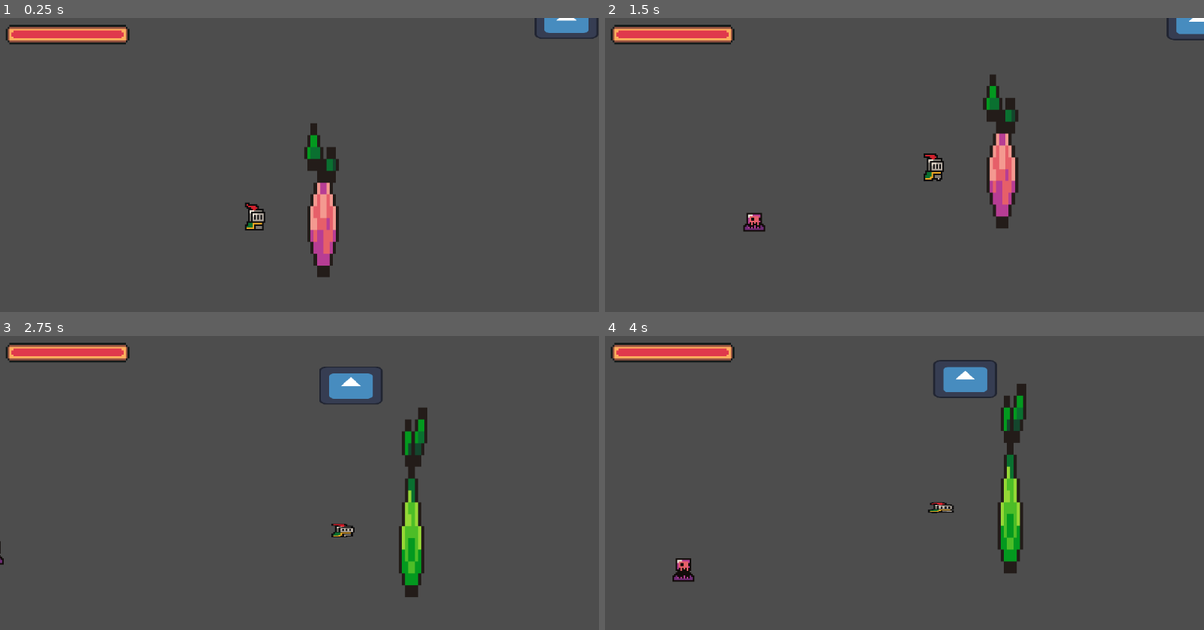
Above: before the commit, frames 1-4 (two rows, left to right).
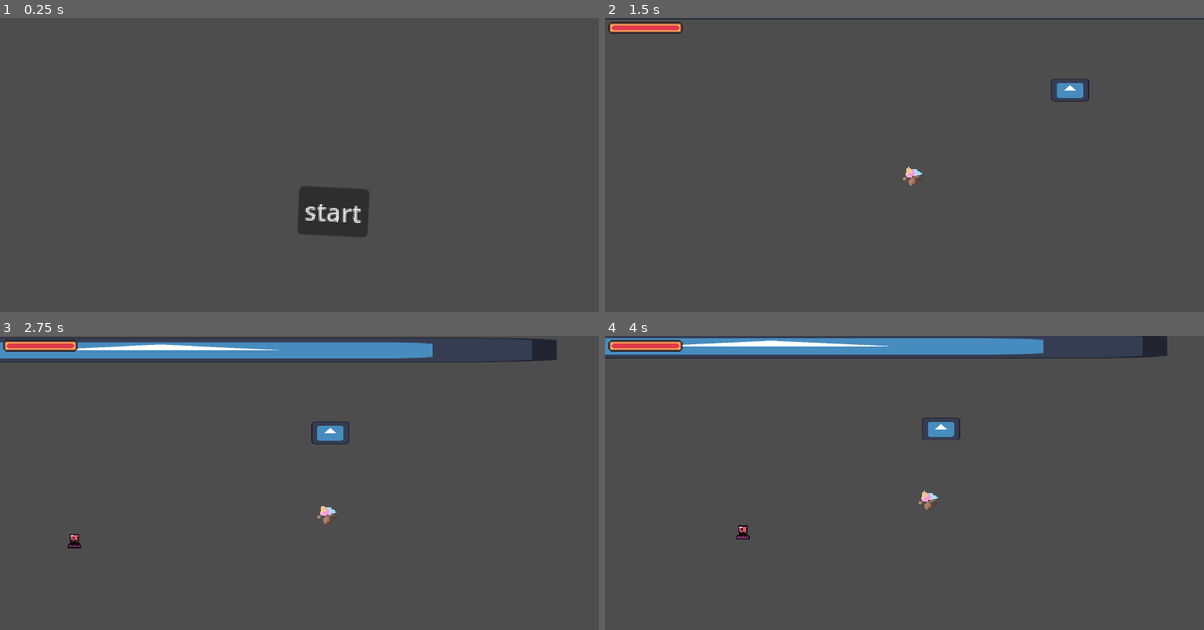
Above: after the commit, the same moments.

Repository: Luna264/candy-strike
Game: Godot game, scene res://levels/start_menu.tscn
Same seed, same stepped clock (60 frames per second), same inputs: the game is played once before the commit and once after it. Before the commit the project starts from res://levels/level_1.tscn. The engine's default icon, where the game draws it, is replaced by a stand-in: a white triangle on a blue panel in a dark square.
Inputs (mouse positions are in pixels of both pictures, inside the frame that each line leads up to):
- Up to frame 1 (0.25 s): no input
- Up to frame 2 (1.5 s): click (934, 214) at 0.5 s, where only the run after the commit has a clickable "start"; tap Enter at 1.25 s; move the mouse to (1036, 167) at 1.27 s; hold D (right) from 1.28 s (still down); tap Space (jump) at 1.35 s
- Up to frame 3 (2.75 s): keep holding D (right); tap Space (jump) at 1.52, 1.82, 2.27, 2.3, 2.57 s; move the mouse to (179, 521) at 2.02 s; click (179, 521) at 2.1 s
- Up to frame 4 (4 s): move the mouse to (964, 430) at 2.77 s; release D (right) at 2.78 s; hold A (left) 2.78-3.53 s; tap R (c_attack) at 2.85 s; tap Space (jump) at 3.05, 3.6, 3.77 s; move the mouse to (874, 571) at 3.52 s; hold D (right) from 3.53 s (still down)

The runs differ from the first frame. In frame 1, 5.0% of the frame differs, in the area x 1-100%, y 0-89%; in frame 2, 4.8%; in frame 3, 8.5%; in frame 4, 8.7%, in the area x 0-94%, y 0-84%.

Commit message:
player sprites/animations (no crit)
i forgot to draw the player critical attack animation umm oops but run, attack, idle, and left and right attack animations for the weapon scene are here

Diff:
--- /dev/null
+++ b/levels/start_menu.tscn
@@ -0,0 +1,128 @@
+[gd_scene load_steps=10 format=3 uid="uid://brx6k5gbfq24t"]
+
+[ext_resource type="Script" uid="uid://k5rh04yf00ty" path="res://scripts/start.gd" id="1_ouf4f"]
+[ext_resource type="Script" uid="uid://fljgn0b33mox" path="res://scripts/camera_2d_start.gd" id="2_nt4di"]
+
+[sub_resource type="Animation" id="Animation_thu50"]
+resource_name = "idle"
+loop_mode = 1
+
+[sub_resource type="Animation" id="Animation_m7x51"]
+resource_name = "play"
+length = 0.5
+tracks/0/type = "value"
+tracks/0/imported = false
+tracks/0/enabled = true
+tracks/0/path = NodePath("../../..:rotation")
+tracks/0/interp = 1
+tracks/0/loop_wrap = true
+tracks/0/keys = {
+"times": PackedFloat32Array(0, 0.2, 0.38, 0.48),
+"transitions": PackedFloat32Array(1, 1, 1, 1),
+"update": 0,
+"values": [0.0, 1.07863, -1.03251, 0.0314916]
+}
+
+[sub_resource type="Animation" id="Animation_h61rw"]
+length = 0.001
+tracks/0/type = "value"
+tracks/0/imported = false
+tracks/0/enabled = true
+tracks/0/path = NodePath("../../..:rotation")
+tracks/0/interp = 1
+tracks/0/loop_wrap = true
+tracks/0/keys = {
+"times": PackedFloat32Array(0),
+"transitions": PackedFloat32Array(1),
+"update": 0,
+"values": [0.0]
+}
+
+[sub_resource type="AnimationLibrary" id="AnimationLibrary_fcv5n"]
+_data = {
+&"RESET": SubResource("Animation_h61rw"),
+&"idle": SubResource("Animation_thu50"),
+&"play": SubResource("Animation_m7x51")
+}
+
+[sub_resource type="Animation" id="Animation_g4rei"]
+resource_name = "move"
+loop_mode = 1
+tracks/0/type = "value"
+tracks/0/imported = false
+tracks/0/enabled = true
+tracks/0/path = NodePath(".:rotation")
+tracks/0/interp = 1
+tracks/0/loop_wrap = true
+tracks/0/keys = {
+"times": PackedFloat32Array(0, 0.466667, 1),
+"transitions": PackedFloat32Array(1, 1.07177, 2.2974),
+"update": 0,
+"values": [-0.00953186, -0.193732, 0.255832]
+}
+
+[sub_resource type="Animation" id="Animation_btjjm"]
+length = 0.001
+tracks/0/type = "value"
+tracks/0/imported = false
+tracks/0/enabled = true
+tracks/0/path = NodePath(".:rotation")
+tracks/0/interp = 1
+tracks/0/loop_wrap = true
+tracks/0/keys = {
+"times": PackedFloat32Array(0),
+"transitions": PackedFloat32Array(1),
+"update": 0,
+"values": [-0.00953186]
+}
+
+[sub_resource type="AnimationLibrary" id="AnimationLibrary_eeffy"]
+_data = {
+&"RESET": SubResource("Animation_btjjm"),
+&"move": SubResource("Animation_g4rei")
+}
+
+[node name="StartMenu" type="Node2D"]
+
+[node name="Control" type="Control" parent="."]
+layout_mode = 3
+anchors_preset = 0
+offset_right = 40.0
+offset_bottom = 40.0
+script = ExtResource("1_ouf4f")
+
+[node name="MarginContainer" type="MarginContainer" parent="Control"]
+layout_mode = 0
+offset_right = 40.0
+offset_bottom = 40.0
+
+[node name="VBoxContainer" type="VBoxContainer" parent="Control/MarginContainer"]
+layout_mode = 2
+
+[node name="Button" type="Button" parent="Control/MarginContainer/VBoxContainer"]
+layout_mode = 2
+text = "start"
+
+[node name="AnimationPlayer" type="AnimationPlayer" parent="Control/MarginContainer/VBoxContainer/Button"]
+libraries = {
+&"": SubResource("AnimationLibrary_fcv5n")
+}
+autoplay = "idle"
+
+[node name="Camera2D" type="Camera2D" parent="."]
+rotation = -0.00953186
+scale = Vector2(0.159301, 8.92513)
+ignore_rotation = false
+zoom = Vector2(5, 5)
+position_smoothing_enabled = true
+rotation_smoothing_enabled = true
+script = ExtResource("2_nt4di")
+
+[node name="AnimationPlayer" type="AnimationPlayer" parent="Camera2D"]
+libraries = {
+&"": SubResource("AnimationLibrary_eeffy")
+}
+autoplay = "move"
+
+[connection signal="pressed" from="Control/MarginContainer/VBoxContainer/Button" to="Control" method="_on_button_pressed"]
+[connection signal="animation_finished" from="Control/MarginContainer/VBoxContainer/Button/AnimationPlayer" to="Control" method="_on_animation_player_animation_finished"]
--- a/project.godot
+++ b/project.godot
@@ -11,9 +11,14 @@
 [application]
 
 config/name="candy strike"
-run/main_scene="uid://wpb33gohd6n1"
+run/main_scene="uid://brx6k5gbfq24t"
 config/features=PackedStringArray("4.4", "Forward Plus")
 config/icon="res://icon.svg"
+
+[display]
+
+window/size/viewport_width=1920
+window/size/viewport_height=1080
 
 [editor_plugins]
 
--- a/scenes/candycane.tscn
+++ b/scenes/candycane.tscn
@@ -1,7 +1,8 @@
-[gd_scene load_steps=14 format=3 uid="uid://djeboigret4lq"]
+[gd_scene load_steps=15 format=3 uid="uid://djeboigret4lq"]
 
 [ext_resource type="Script" uid="uid://b0i1ouivcfnef" path="res://scripts/candycane.gd" id="1_5t7kv"]
 [ext_resource type="Texture2D" uid="uid://b0a8uhc4gcgfd" path="res://assets/sprites/fruit.png" id="1_ijo3b"]
+[ext_resource type="Texture2D" uid="uid://brj1k7gty7kd8" path="res://assets/sprites/candycane.png" id="3_abuwl"]
 
 [sub_resource type="RectangleShape2D" id="RectangleShape2D_ad8d1"]
 size = Vector2(88.4317, 28.6724)
@@ -103,6 +104,42 @@
 "transitions": PackedFloat32Array(1),
 "update": 0,
 "values": [Vector2(1.89788, 1.68368)]
+}
+tracks/8/type = "value"
+tracks/8/imported = false
+tracks/8/enabled = true
+tracks/8/path = NodePath("Candycane:frame")
+tracks/8/interp = 1
+tracks/8/loop_wrap = true
+tracks/8/keys = {
+"times": PackedFloat32Array(0),
+"transitions": PackedFloat32Array(1),
+"update": 1,
+"values": [1]
+}
+tracks/9/type = "value"
+tracks/9/imported = false
+tracks/9/enabled = true
+tracks/9/path = NodePath("Candycane:visible")
+tracks/9/interp = 1
+tracks/9/loop_wrap = true
+tracks/9/keys = {
+"times": PackedFloat32Array(0),
+"transitions": PackedFloat32Array(1),
+"update": 1,
+"values": [false]
+}
+tracks/10/type = "value"
+tracks/10/imported = false
+tracks/10/enabled = true
+tracks/10/path = NodePath("Candycane:position")
+tracks/10/interp = 1
+tracks/10/loop_wrap = true
+tracks/10/keys = {
+"times": PackedFloat32Array(0),
+"transitions": PackedFloat32Array(1),
+"update": 0,
+"values": [Vector2(-29.3903, -18.7029)]
 }
 
 [sub_resource type="Animation" id="Animation_5t7kv"]
@@ -203,7 +240,7 @@
 
 [sub_resource type="Animation" id="Animation_pugop"]
 resource_name = "b_attack_left"
-length = 0.5
+length = 0.28
 tracks/0/type = "value"
 tracks/0/imported = false
 tracks/0/enabled = true
@@ -302,10 +339,46 @@
 "update": 0,
 "values": [Vector2(1.89788, 1.47302)]
 }
+tracks/8/type = "value"
+tracks/8/imported = false
+tracks/8/enabled = true
+tracks/8/path = NodePath("Candycane:frame")
+tracks/8/interp = 1
+tracks/8/loop_wrap = true
+tracks/8/keys = {
+"times": PackedFloat32Array(0, 0.0666667, 0.133333, 0.2),
+"transitions": PackedFloat32Array(1, 1, 1, 1),
+"update": 1,
+"values": [4, 5, 6, 7]
+}
+tracks/9/type = "value"
+tracks/9/imported = false
+tracks/9/enabled = true
+tracks/9/path = NodePath("Candycane:visible")
+tracks/9/interp = 1
+tracks/9/loop_wrap = true
+tracks/9/keys = {
+"times": PackedFloat32Array(0, 0.258127),
+"transitions": PackedFloat32Array(1, 1),
+"update": 1,
+"values": [true, false]
+}
+tracks/10/type = "value"
+tracks/10/imported = false
+tracks/10/enabled = true
+tracks/10/path = NodePath("Candycane:position")
+tracks/10/interp = 1
+tracks/10/loop_wrap = true
+tracks/10/keys = {
+"times": PackedFloat32Array(0),
+"transitions": PackedFloat32Array(1),
+"update": 0,
+"values": [Vector2(-29.3903, -18.7029)]
+}
 
 [sub_resource type="Animation" id="Animation_ad8d1"]
 resource_name = "b_attack_right"
-length = 0.5
+length = 0.28
 tracks/0/type = "value"
 tracks/0/imported = false
 tracks/0/enabled = true
@@ -342,37 +415,13 @@
 "update": 0,
 "values": [0.00510233, 0.00510233]
 }
-tracks/3/type = "value"
+tracks/3/type = "method"
 tracks/3/imported = false
 tracks/3/enabled = true
-tracks/3/path = NodePath("Fruit:position")
+tracks/3/path = NodePath(".")
 tracks/3/interp = 1
 tracks/3/loop_wrap = true
 tracks/3/keys = {
-"times": PackedFloat32Array(0, 0.29, 0.47),
-"transitions": PackedFloat32Array(1, 1, 1),
-"update": 0,
-"values": [Vector2(5, -12), Vector2(11, -11), Vector2(18, -13)]
-}
-tracks/4/type = "value"
-tracks/4/imported = false
-tracks/4/enabled = true
-tracks/4/path = NodePath("Fruit:frame")
-tracks/4/interp = 1
-tracks/4/loop_wrap = true
-tracks/4/keys = {
-"times": PackedFloat32Array(0.47, 0.5),
-"transitions": PackedFloat32Array(1, 1),
-"update": 1,
-"values": [2, 5]
-}
-tracks/5/type = "method"
-tracks/5/imported = false
-tracks/5/enabled = true
-tracks/5/path = NodePath(".")
-tracks/5/interp = 1
-tracks/5/loop_wrap = true
-tracks/5/keys = {
 "times": PackedFloat32Array(0.0333333),
 "transitions": PackedFloat32Array(1),
 "values": [{
@@ -380,29 +429,53 @@
 "method": &"hit"
 }]
 }
+tracks/4/type = "value"
+tracks/4/imported = false
+tracks/4/enabled = true
+tracks/4/path = NodePath("CollisionShape2D:disabled")
+tracks/4/interp = 1
+tracks/4/loop_wrap = true
+tracks/4/keys = {
+"times": PackedFloat32Array(0),
+"transitions": PackedFloat32Array(1),
+"update": 1,
+"values": [false]
+}
+tracks/5/type = "value"
+tracks/5/imported = false
+tracks/5/enabled = true
+tracks/5/path = NodePath("Candycane:frame")
+tracks/5/interp = 1
+tracks/5/loop_wrap = true
+tracks/5/keys = {
+"times": PackedFloat32Array(0, 0.0666667, 0.133333, 0.2),
+"transitions": PackedFloat32Array(1, 1, 1, 1),
+"update": 1,
+"values": [0, 1, 2, 3]
+}
 tracks/6/type = "value"
 tracks/6/imported = false
 tracks/6/enabled = true
-tracks/6/path = NodePath("CollisionShape2D:disabled")
+tracks/6/path = NodePath("Candycane:visible")
 tracks/6/interp = 1
 tracks/6/loop_wrap = true
 tracks/6/keys = {
-"times": PackedFloat32Array(0),
-"transitions": PackedFloat32Array(1),
-"update": 1,
-"values": [false]
+"times": PackedFloat32Array(0, 0.28),
+"transitions": PackedFloat32Array(1, 1),
+"update": 1,
+"values": [true, false]
 }
 tracks/7/type = "value"
 tracks/7/imported = false
 tracks/7/enabled = true
-tracks/7/path = NodePath("Fruit:scale")
+tracks/7/path = NodePath("Candycane:position")
 tracks/7/interp = 1
 tracks/7/loop_wrap = true
 tracks/7/keys = {
 "times": PackedFloat32Array(0),
 "transitions": PackedFloat32Array(1),
 "update": 0,
-"values": [Vector2(1.89788, 5.68603)]
+"values": [Vector2(-24.0466, -18.7029)]
 }
 
 [sub_resource type="Animation" id="Animation_w5gse"]
@@ -672,6 +745,18 @@
 "update": 0,
 "values": [Vector2(1.89788, 2.15534)]
 }
+tracks/5/type = "value"
+tracks/5/imported = false
+tracks/5/enabled = true
+tracks/5/path = NodePath("Candycane:visible")
+tracks/5/interp = 1
+tracks/5/loop_wrap = true
+tracks/5/keys = {
+"times": PackedFloat32Array(0),
+"transitions": PackedFloat32Array(1),
+"update": 1,
+"values": [false]
+}
 
 [sub_resource type="Animation" id="Animation_fg7qy"]
 resource_name = "idle_right"
@@ -748,6 +833,18 @@
 "update": 0,
 "values": [Vector2(1.89788, 7.10461)]
 }
+tracks/6/type = "value"
+tracks/6/imported = false
+tracks/6/enabled = true
+tracks/6/path = NodePath("Candycane:visible")
+tracks/6/interp = 1
+tracks/6/loop_wrap = true
+tracks/6/keys = {
+"times": PackedFloat32Array(0),
+"transitions": PackedFloat32Array(1),
+"update": 1,
+"values": [false]
+}
 
 [sub_resource type="AnimationLibrary" id="AnimationLibrary_abuwl"]
 _data = {
@@ -782,11 +879,19 @@
 autoplay = "idle_right"
 
 [node name="Fruit" type="Sprite2D" parent="."]
+visible = false
 position = Vector2(11, -11)
 scale = Vector2(1.89788, 1.68368)
 texture = ExtResource("1_ijo3b")
 hframes = 4
 vframes = 4
 
+[node name="Candycane" type="Sprite2D" parent="."]
+visible = false
+position = Vector2(-29.3903, -18.7029)
+texture = ExtResource("3_abuwl")
+hframes = 8
+frame = 1
+
 [connection signal="body_entered" from="." to="." method="_on_body_entered"]
 [connection signal="animation_finished" from="AnimationPlayer" to="." method="_on_animation_player_animation_finished"]
--- a/scenes/player.tscn
+++ b/scenes/player.tscn
@@ -1,7 +1,7 @@
 [gd_scene load_steps=14 format=3 uid="uid://dr2muauq4tijd"]
 
-[ext_resource type="Texture2D" uid="uid://cuu1oh7cqqnf6" path="res://assets/sprites/knight.png" id="1_3vyb7"]
 [ext_resource type="Script" uid="uid://dg7pcyttef12w" path="res://scripts/player.gd" id="1_g2els"]
+[ext_resource type="Texture2D" uid="uid://byq2qedecdf1p" path="res://assets/sprites/player.png" id="2_g2els"]
 [ext_resource type="Shader" uid="uid://dwhsjplpg355a" path="res://shaders/player.gdshader" id="2_qhqgy"]
 
 [sub_resource type="Animation" id="Animation_qhqgy"]
@@ -9,154 +9,120 @@
 tracks/0/type = "value"
 tracks/0/imported = false
 tracks/0/enabled = true
-tracks/0/path = NodePath("Sprite2D:frame")
-tracks/0/interp = 1
-tracks/0/loop_wrap = true
-tracks/0/keys = {
-"times": PackedFloat32Array(0),
-"transitions": PackedFloat32Array(1),
-"update": 1,
-"values": [2]
+tracks/0/path = NodePath("Player:frame")
+tracks/0/interp = 1
+tracks/0/loop_wrap = true
+tracks/0/keys = {
+"times": PackedFloat32Array(),
+"transitions": PackedFloat32Array(),
+"update": 1,
+"values": []
 }
 tracks/1/type = "value"
 tracks/1/imported = false
 tracks/1/enabled = true
-tracks/1/path = NodePath("Sprite2D:scale")
+tracks/1/path = NodePath("Player:material:shader_parameter/flash_value")
 tracks/1/interp = 1
 tracks/1/loop_wrap = true
 tracks/1/keys = {
 "times": PackedFloat32Array(0),
 "transitions": PackedFloat32Array(1),
 "update": 0,
-"values": [Vector2(0.698182, 0.698182)]
+"values": [0.0]
 }
 tracks/2/type = "value"
 tracks/2/imported = false
 tracks/2/enabled = true
-tracks/2/path = NodePath("Sprite2D:position")
+tracks/2/path = NodePath("Player:position")
 tracks/2/interp = 1
 tracks/2/loop_wrap = true
 tracks/2/keys = {
 "times": PackedFloat32Array(0),
 "transitions": PackedFloat32Array(1),
 "update": 0,
-"values": [Vector2(1.26218e-29, 6)]
-}
-tracks/3/type = "value"
-tracks/3/imported = false
-tracks/3/enabled = true
-tracks/3/path = NodePath("Sprite2D:material:shader_parameter/flash_value")
-tracks/3/interp = 1
-tracks/3/loop_wrap = true
-tracks/3/keys = {
+"values": [Vector2(-4.23516e-22, -2.08992)]
+}
+
+[sub_resource type="Animation" id="Animation_fjrip"]
+resource_name = "attack"
+length = 0.25
+tracks/0/type = "value"
+tracks/0/imported = false
+tracks/0/enabled = true
+tracks/0/path = NodePath("Player:frame")
+tracks/0/interp = 1
+tracks/0/loop_wrap = true
+tracks/0/keys = {
+"times": PackedFloat32Array(0, 0.0666667, 0.166667),
+"transitions": PackedFloat32Array(1, 1, 1),
+"update": 1,
+"values": [11, 12, 13]
+}
+
+[sub_resource type="Animation" id="Animation_tuyoq"]
+resource_name = "hit"
+length = 0.3
+tracks/0/type = "value"
+tracks/0/imported = false
+tracks/0/enabled = true
+tracks/0/path = NodePath("Player:material:shader_parameter/flash_value")
+tracks/0/interp = 1
+tracks/0/loop_wrap = true
+tracks/0/keys = {
+"times": PackedFloat32Array(0, 0.0666667, 0.255351),
+"transitions": PackedFloat32Array(1, 1, 1),
+"update": 0,
+"values": [0.0, 1.0, 0.0]
+}
+
+[sub_resource type="Animation" id="Animation_g2els"]
+resource_name = "idle"
+length = 0.7
+loop_mode = 1
+tracks/0/type = "value"
+tracks/0/imported = false
+tracks/0/enabled = true
+tracks/0/path = NodePath("Player:frame")
+tracks/0/interp = 1
+tracks/0/loop_wrap = true
+tracks/0/keys = {
+"times": PackedFloat32Array(0, 0.2, 0.433333),
+"transitions": PackedFloat32Array(1, 1, 1),
+"update": 1,
+"values": [0, 1, 2]
+}
+
+[sub_resource type="Animation" id="Animation_qlg0r"]
+resource_name = "jump"
+length = 0.3
+
+[sub_resource type="Animation" id="Animation_dqkch"]
+resource_name = "run"
+length = 0.7
+loop_mode = 1
+tracks/0/type = "value"
+tracks/0/imported = false
+tracks/0/enabled = true
+tracks/0/path = NodePath("Player:position")
+tracks/0/interp = 1
+tracks/0/loop_wrap = true
+tracks/0/keys = {
 "times": PackedFloat32Array(0),
 "transitions": PackedFloat32Array(1),
 "update": 0,
-"values": [0.0]
-}
-
-[sub_resource type="Animation" id="Animation_fjrip"]
-resource_name = "attack"
-length = 0.5
-tracks/0/type = "value"
-tracks/0/imported = false
-tracks/0/enabled = true
-tracks/0/path = NodePath("Sprite2D:scale")
-tracks/0/interp = 1
-tracks/0/loop_wrap = true
-tracks/0/keys = {
-"times": PackedFloat32Array(0, 0.202885, 0.433333),
-"transitions": PackedFloat32Array(1, 1, 1),
-"update": 0,
-"values": [Vector2(0.698182, 0.698182), Vector2(0.838693, 0.217928), Vector2(0.698182, 0.698182)]
+"values": [Vector2(-2.52435e-29, -1.39328)]
 }
 tracks/1/type = "value"
 tracks/1/imported = false
 tracks/1/enabled = true
-tracks/1/path = NodePath("Sprite2D:position")
+tracks/1/path = NodePath("Player:frame")
 tracks/1/interp = 1
 tracks/1/loop_wrap = true
 tracks/1/keys = {
-"times": PackedFloat32Array(0, 0.20397, 0.5),
-"transitions": PackedFloat32Array(1, 1, 1),
-"update": 0,
-"values": [Vector2(1.26218e-29, 6), Vector2(1.50463e-36, 11.1463), Vector2(1.26218e-29, 6)]
-}
-
-[sub_resource type="Animation" id="Animation_tuyoq"]
-resource_name = "hit"
-length = 0.3
-tracks/0/type = "value"
-tracks/0/imported = false
-tracks/0/enabled = true
-tracks/0/path = NodePath("Sprite2D:material:shader_parameter/flash_value")
-tracks/0/interp = 1
-tracks/0/loop_wrap = true
-tracks/0/keys = {
-"times": PackedFloat32Array(0, 0.0666667, 0.233333),
-"transitions": PackedFloat32Array(1, 1, 1),
-"update": 0,
-"values": [0.0, 1.0, 0.0]
-}
-
-[sub_resource type="Animation" id="Animation_g2els"]
-resource_name = "idle"
-length = 0.5
-tracks/0/type = "value"
-tracks/0/imported = false
-tracks/0/enabled = true
-tracks/0/path = NodePath("Sprite2D:vframes")
-tracks/0/interp = 1
-tracks/0/loop_wrap = true
-tracks/0/keys = {
-"times": PackedFloat32Array(0),
-"transitions": PackedFloat32Array(1),
-"update": 1,
-"values": [8]
-}
-tracks/1/type = "value"
-tracks/1/imported = false
-tracks/1/enabled = true
-tracks/1/path = NodePath("Sprite2D:frame")
-tracks/1/interp = 1
-tracks/1/loop_wrap = true
-tracks/1/keys = {
-"times": PackedFloat32Array(0, 0.1, 0.166667, 0.266667),
-"transitions": PackedFloat32Array(1, 1, 1, 1),
-"update": 1,
-"values": [0, 1, 2, 3]
-}
-
-[sub_resource type="Animation" id="Animation_qlg0r"]
-resource_name = "jump"
-length = 0.3
-tracks/0/type = "value"
-tracks/0/imported = false
-tracks/0/enabled = true
-tracks/0/path = NodePath("Sprite2D:frame")
-tracks/0/interp = 1
-tracks/0/loop_wrap = true
-tracks/0/keys = {
-"times": PackedFloat32Array(0, 0.0333333, 0.0666667, 0.1, 0.133333, 0.166667, 0.2, 0.233333, 0.266667),
-"transitions": PackedFloat32Array(1, 1, 1, 1, 1, 1, 1, 1, 1),
-"update": 1,
-"values": [40, 41, 42, 43, 44, 45, 46, 47, 48]
-}
-
-[sub_resource type="Animation" id="Animation_dqkch"]
-resource_name = "run"
-length = 0.5
-tracks/0/type = "value"
-tracks/0/imported = false
-tracks/0/enabled = true
-tracks/0/path = NodePath("Sprite2D:frame")
-tracks/0/interp = 1
-tracks/0/loop_wrap = true
-tracks/0/keys = {
-"times": PackedFloat32Array(-0.0333333, 0.0666667, 0.166667, 0.266667, 0.366667, 0.466667, 0.566667, 0.666667),
-"transitions": PackedFloat32Array(1, 1, 1, 1, 1, 1, 1, 1),
-"update": 1,
-"values": [19, 20, 21, 22, 19, 19, 26, 27]
+"times": PackedFloat32Array(0, 0.1, 0.2, 0.3, 0.4, 0.5, 0.633333),
+"transitions": PackedFloat32Array(1, 1, 1, 1, 1, 1, 1),
+"update": 1,
+"values": [3, 4, 5, 6, 4, 9, 10]
 }
 
 [sub_resource type="AnimationLibrary" id="AnimationLibrary_qhqgy"]
@@ -169,16 +135,16 @@
 &"run": SubResource("Animation_dqkch")
 }
 
-[sub_resource type="ShaderMaterial" id="ShaderMaterial_dqkch"]
+[sub_resource type="ShaderMaterial" id="ShaderMaterial_qhqgy"]
 shader = ExtResource("2_qhqgy")
 shader_parameter/flash_color = Color(1, 1, 1, 1)
 shader_parameter/flash_value = 0.0
 
 [sub_resource type="RectangleShape2D" id="RectangleShape2D_3vyb7"]
-size = Vector2(9.89242, 12.3947)
+size = Vector2(12.6899, 16.7193)
 
 [sub_resource type="RectangleShape2D" id="RectangleShape2D_g2els"]
-size = Vector2(10.1013, 12.8878)
+size = Vector2(13.5845, 17.7643)
 
 [node name="Player" type="CharacterBody2D" groups=["player"]]
 z_index = 1
@@ -192,17 +158,17 @@
 }
 autoplay = "idle"
 
-[node name="Sprite2D" type="Sprite2D" parent="."]
-material = SubResource("ShaderMaterial_dqkch")
-position = Vector2(1.26218e-29, 6)
-scale = Vector2(0.698182, 0.698182)
-texture = ExtResource("1_3vyb7")
-hframes = 8
-vframes = 8
-frame = 2
+[node name="Player" type="Sprite2D" parent="."]
+material = SubResource("ShaderMaterial_qhqgy")
+position = Vector2(-4.23516e-22, -2.08992)
+scale = Vector2(0.753559, 0.752572)
+texture = ExtResource("2_g2els")
+hframes = 15
+frame = 3
+region_rect = Rect2(19.426, 26.0329, 111.268, 32.1306)
 
 [node name="CollisionShape2D" type="CollisionShape2D" parent="."]
-position = Vector2(-0.0504344, 7.7354)
+position = Vector2(0.696641, 5.57313)
 scale = Vector2(0.996098, 1)
 shape = SubResource("RectangleShape2D_3vyb7")
 
@@ -222,9 +188,10 @@
 one_shot = true
 
 [node name="hurtbox" type="Area2D" parent="." groups=["player"]]
+position = Vector2(-0.696641, 0)
 
 [node name="CollisionShape2D" type="CollisionShape2D" parent="hurtbox"]
-position = Vector2(-0.17416, 7.83719)
+position = Vector2(1.39328, 5.57313)
 shape = SubResource("RectangleShape2D_g2els")
 debug_color = Color(0, 0.629523, 0.481748, 0.42)
 
--- /dev/null
+++ b/scripts/camera_2d_start.gd
@@ -0,0 +1,11 @@
+extends Camera2D
+
+
+# Called when the node enters the scene tree for the first time.
+func _ready() -> void:
+	pass # Replace with function body.
+
+
+# Called every frame. 'delta' is the elapsed time since the previous frame.
+func _process(delta: float) -> void:
+	pass
--- a/scripts/level_swap.gd
+++ b/scripts/level_swap.gd
@@ -5,7 +5,6 @@
 var is_active = false
 var is_starting = false
 @onready var animation_player: AnimationPlayer = $AnimationPlayer
-@onready var swap: Timer = $Swap
 var current_animation = ""
 
 
--- a/scripts/player.gd
+++ b/scripts/player.gd
@@ -6,7 +6,7 @@
 @onready var cooldown_crit: Timer = $CooldownCrit
 @onready var hit_timer: Timer = $HitTimer
 
-@onready var sprite_2d: Sprite2D = $Sprite2D
+@onready var sprite_2d: Sprite2D = $Player
 
 @onready var candycane: Area2D = $candycane
 
--- /dev/null
+++ b/scripts/start.gd
@@ -0,0 +1,12 @@
+extends Control
+
+@onready var animation_player: AnimationPlayer = $MarginContainer/VBoxContainer/Button/AnimationPlayer
+
+# Called when the node enters the scene tree for the first time.
+func _on_button_pressed() -> void:
+	animation_player.play("play")
+
+
+func _on_animation_player_animation_finished(anim_name: StringName) -> void:
+	if anim_name == "play":
+		get_tree().change_scene_to_file("res://levels/level_1.tscn")
Binary file added: assets/sprites/candycane.png
Not shown, added: assets/sprites/candycane.png.import
Binary file added: assets/sprites/player.png
Not shown, added: assets/sprites/player.png.import
Not shown, added: scripts/camera_2d_start.gd.uid
Not shown, added: scripts/start.gd.uid
